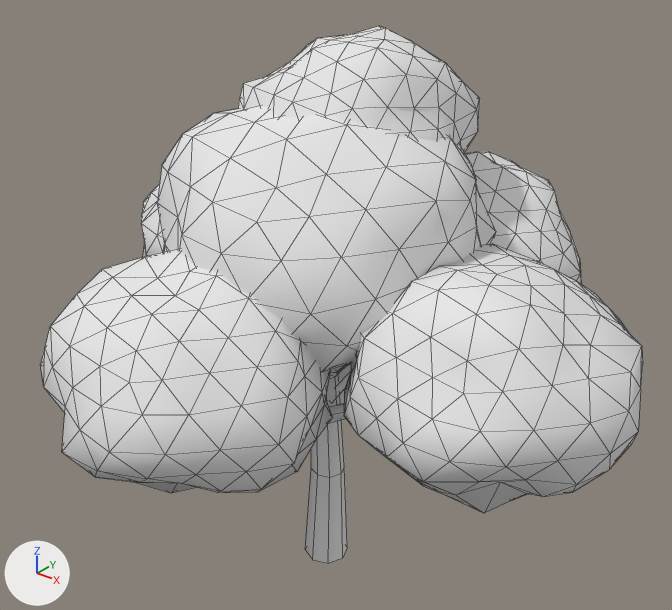
One commit to the FBX model SkyLinks/Art/Exports/Trees/SM_Tree_Oak_B.fbx: the scene before it, then after it.
Rendered twice from a 50 mm camera at (8.35, -10.16, 11.21) aimed at (0.26, -0.05, 4.94). Arrows for +X, +Y and +Z are at lower left; the lights stay in place. The older version comes first. Mesh edges are drawn as thin lines. Objects named as collision shapes, trigger or cutter boxes, shadow casters or lower levels of detail are left out.

In view in the first picture: 'SM_Tree_Oak_B'.
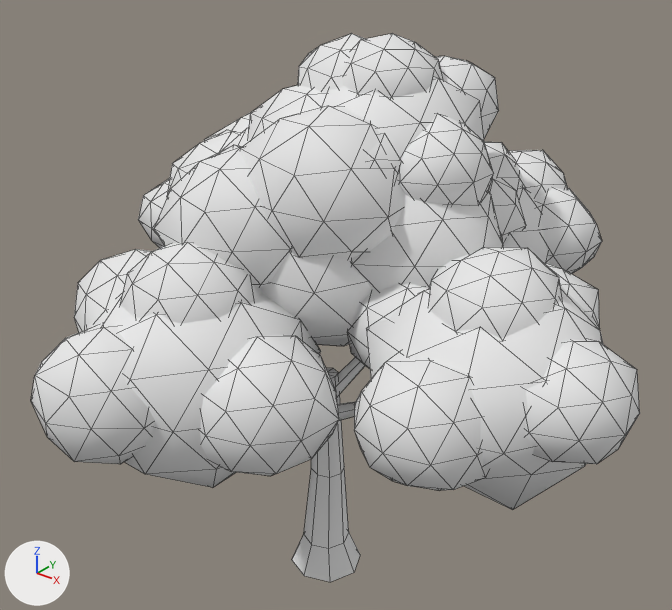
What the commit changed:
me_sm_tree_oak_b is used by ob_sm_tree_oak_b; location (0.0, 0.0, 0.0).
me_sm_tree_oak_b had 1121 vertices, 2064 faces and spanned x -4.3..5.27, y -4.67..4.49, z -0.01..8.92.
me_sm_tree_oak_b now has 1795 vertices, 3272 faces and spans x -4.25..5.3, y -4.85..4.45, z -0.2..9.02.
me_sm_tree_oak_b part 1: the loose piece of 162 vertices spanning x -2.65..2.56, y -2.59..2.5, z 3.98..8.17 is rebuilt with 42 vertices and now spans x -2.03..1.97, y -2.07..1.99, z 4.32..7.91.
me_sm_tree_oak_b part 2: the loose piece of 162 vertices spanning x 1.28..5.27, y -2.44..1.51, z 3.42..6.47 is rebuilt with 42 vertices and now spans x 1.52..4.79, y -2.17..1.26, z 3.46..6.34.
me_sm_tree_oak_b part 3: the loose piece of 162 vertices spanning x -1.05..2.96, y 0.88..4.49, z 3.81..6.85 is rebuilt with 42 vertices and now spans x -0.56..2.55, y 1.16..4.37, z 3.89..6.57.
me_sm_tree_oak_b part 4: the loose piece of 162 vertices spanning x -4.3..-0.46, y -1.16..2.88, z 3.72..6.84 is rebuilt with 42 vertices and now spans x -3.95..-0.77, y -0.48..2.27, z 3.96..6.53.
me_sm_tree_oak_b part 5: the loose piece of 162 vertices spanning x -2.27..1.98, y -4.67..-0.51, z 3.17..6.46 is rebuilt with 42 vertices and now spans x -1.8..1.42, y -4.16..-0.83, z 3.43..6.21.
me_sm_tree_oak_b part 6: the loose piece of 162 vertices spanning x -1.85..1.79, y -1.03..2.36, z 6.01..8.92 is rebuilt with 42 vertices and now spans x -0.55..2.24, y -0.99..1.94, z 6.36..8.65.
me_sm_tree_oak_b part 7: 1386 vertices added at x -4.25..5.3, y -4.85..4.45, z 3.89..9.02.
me_sm_tree_oak_b part 8: 8 vertices removed from x -0.38..0.38, y -0.38..0.38, z -0.01..0.01; 16 vertices added at x -0.63..0.63, y -0.62..0.64, z -0.2..0.36.

Changed parts and their boxes (x1, y1, x2, y2) in the pictures (672 x 610 px; the box of a moved part takes in the faces that stretch with it):
'SM_Tree_Oak_B', reshaped: before (40, 26, 643, 563); after (31, 33, 640, 582)
part 1 of me_sm_tree_oak_b, rebuilt: before (157, 106, 496, 373); after (222, 128, 372, 346)
part 2 of me_sm_tree_oak_b, rebuilt (20% narrower, 17% shorter): before (344, 244, 643, 513); after (366, 286, 604, 510)
part 3 of me_sm_tree_oak_b, rebuilt: before (466, 152, 581, 284); after (503, 186, 551, 265)
part 4 of me_sm_tree_oak_b, rebuilt (not visible afterwards): before (141, 185, 164, 258)
part 5 of me_sm_tree_oak_b, rebuilt: before (40, 249, 333, 493); after (86, 292, 321, 487)
part 6 of me_sm_tree_oak_b, rebuilt: before (238, 26, 480, 152); after (321, 77, 485, 160)
part 7 of me_sm_tree_oak_b, added: after (31, 33, 640, 490)
part 8 of me_sm_tree_oak_b, moved or reshaped: before (305, 468, 347, 563); after (292, 468, 360, 582)
